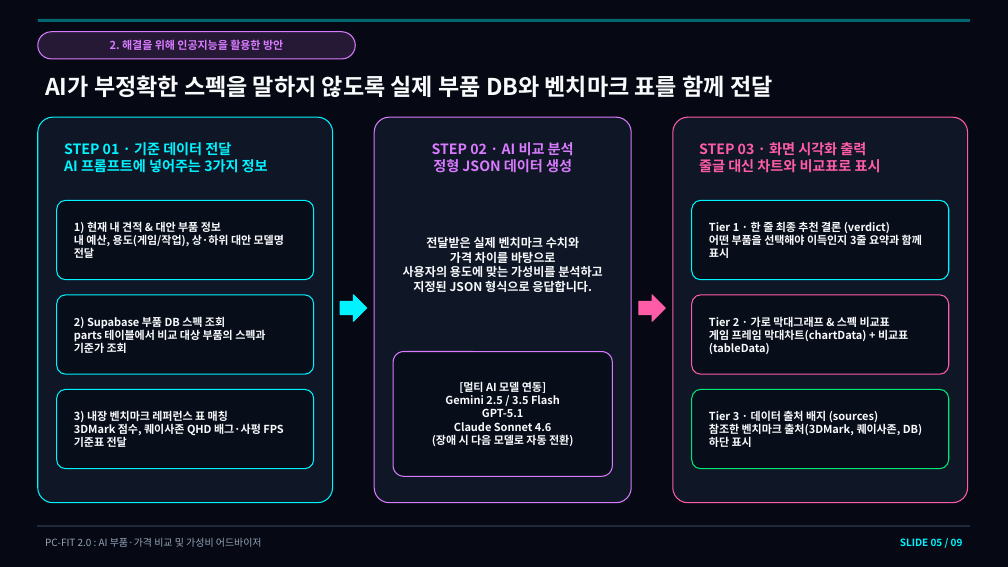
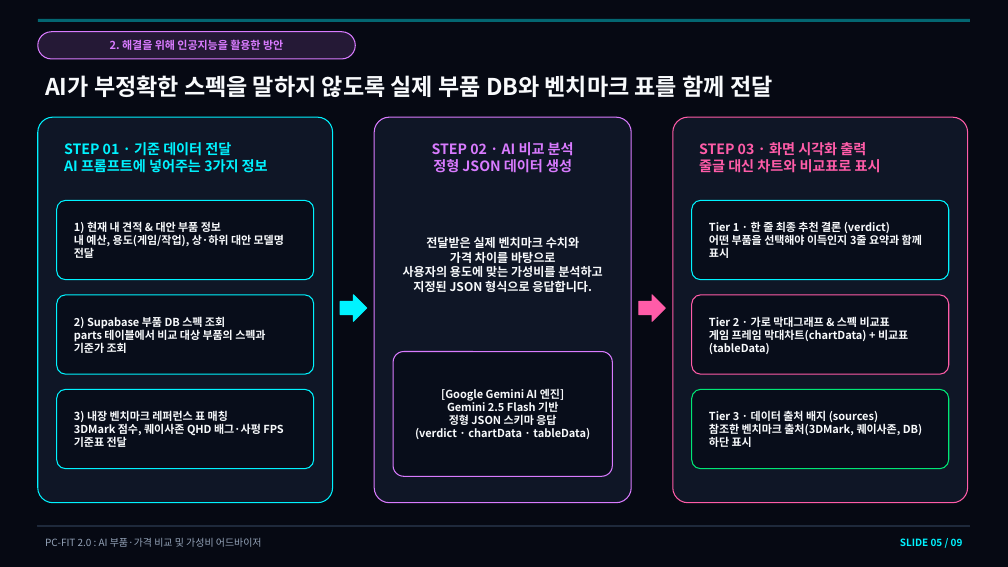
Before and after one commit to tjandud/pc-fit, a slide deck: slide 5 of PC-FIT_2학기_발표자료_최종.pptx. Drawn at 1008x567 pixels with LibreOffice and Linux fonts; fonts in the diff are those of the drawing. Boxes give left, top, right and bottom in pixels: in the first picture for what was removed or moved away, otherwise in the second. Text is boxed around its words. In the diff, an @@ line names an element or a change of style, - is before the commit and + after.

Commit message:
docs: refine Slide 5 to Google Gemini 2.5 Flash JSON Schema so presentation matches active engine

```diff
--- a/PC-FIT_2학기_발표자료_최종.pptx
+++ b/PC-FIT_2학기_발표자료_최종.pptx
@@ text at [415,389,590,439]: text changed @@
-[멀티 AI 모델 연동]
-Gemini 2.5 / 3.5 Flash
-GPT-5.1
-Claude Sonnet 4.6
-(장애 시 다음 모델로 자동 전환)
+[Google Gemini AI 엔진]
+Gemini 2.5 Flash 기반
+정형 JSON 스키마 응답
+(verdict · chartData · tableData)
```
Also in this commit, not shown: 3 other files.
